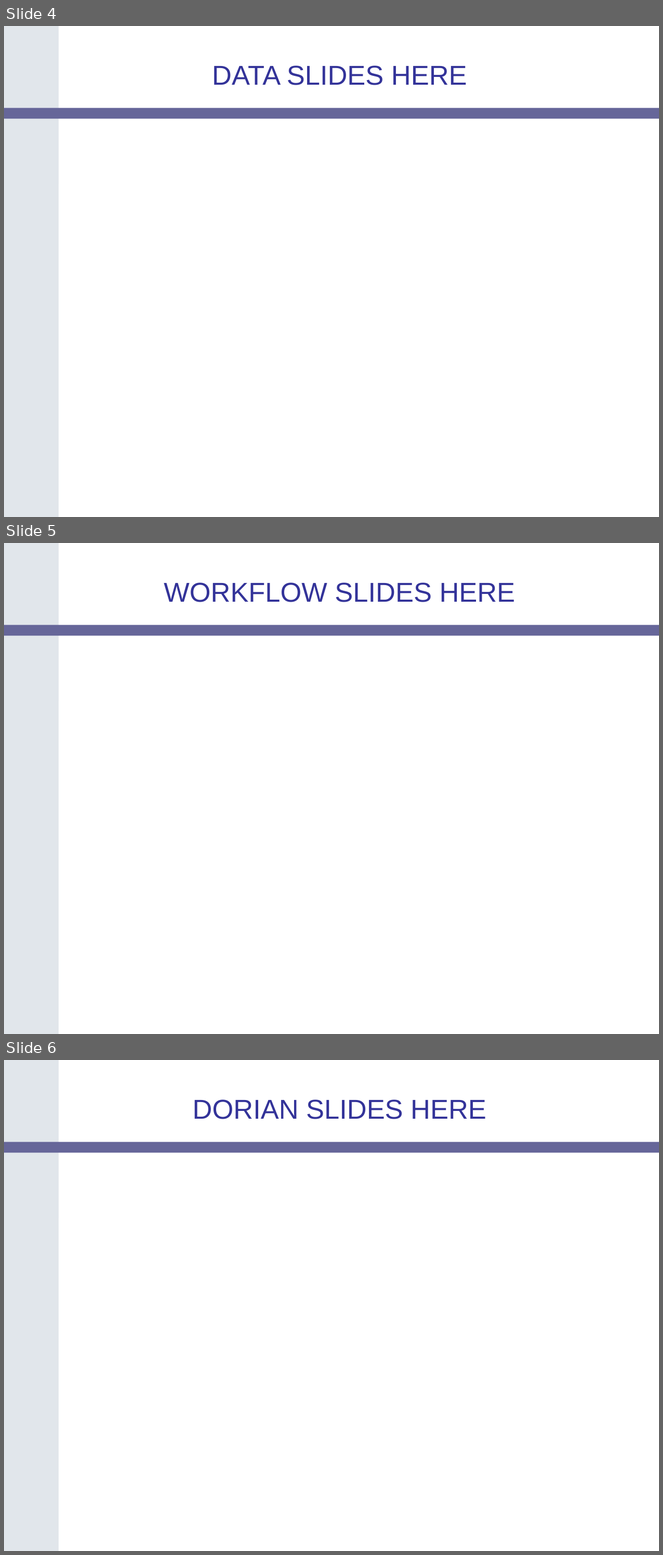
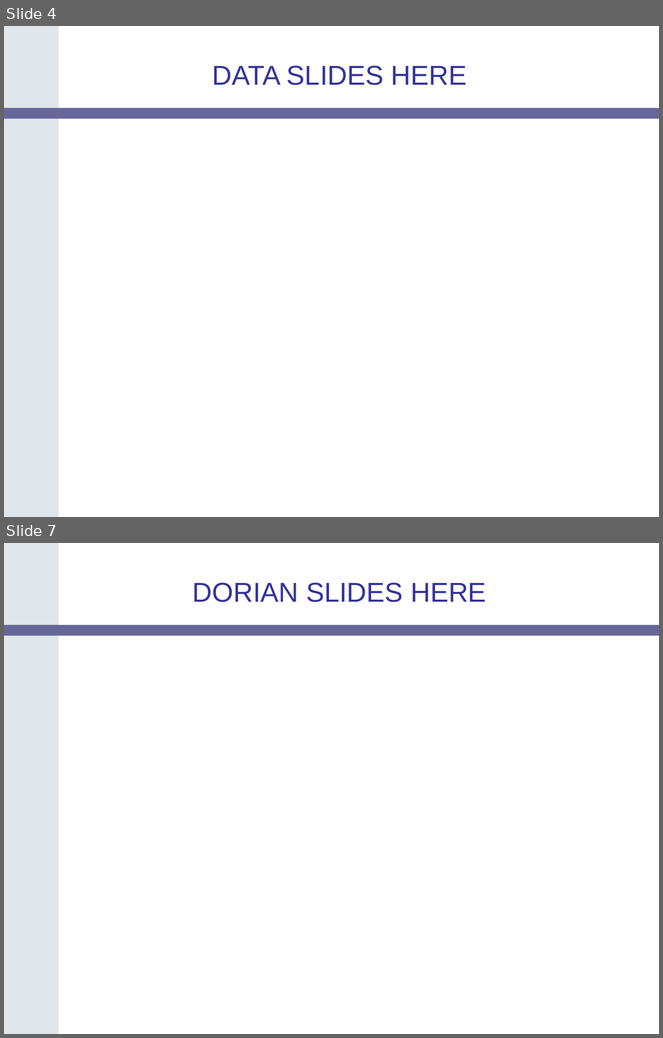
Before and after one commit to NCIP/cagrid-portal, a slide deck: cagrid-1-0/Documentation/presentations/200604_AnnualMeeting/caGrid-1.0-Demo.ppt. Shown one above the other, each under a label of ours: slides 4, 5 and 6 before the commit, slides 4 and 7 after it; the slides between them are not shown. The pictures are 663x1555 and 663x1038 pixels, drawn with LibreOffice and Linux fonts; fonts in the diff are those of the drawing; background and template pictures are left out. Boxes give left, top, right and bottom in pixels: in the first picture for what was removed or moved away, otherwise in the second. Text is boxed around its words. In the diff, an @@ line names an element or a change of style, - is before the commit and + after.

```diff
--- a/cagrid-1-0/Documentation/presentations/200604_AnnualMeeting/caGrid-1.0-Demo.ppt
+++ b/cagrid-1-0/Documentation/presentations/200604_AnnualMeeting/caGrid-1.0-Demo.ppt
@@ slide 5 removed at (4,543,659,1034), background #FFFFFF; not listed: 2 template elements that a slide beside it also shows @@
@@ title removed at (164,583,516,602) @@
-WORKFLOW SLIDES HERE
@@ what was slide 6 is now slide 7 @@
```
Also in this commit, not shown: 2 slides added.
